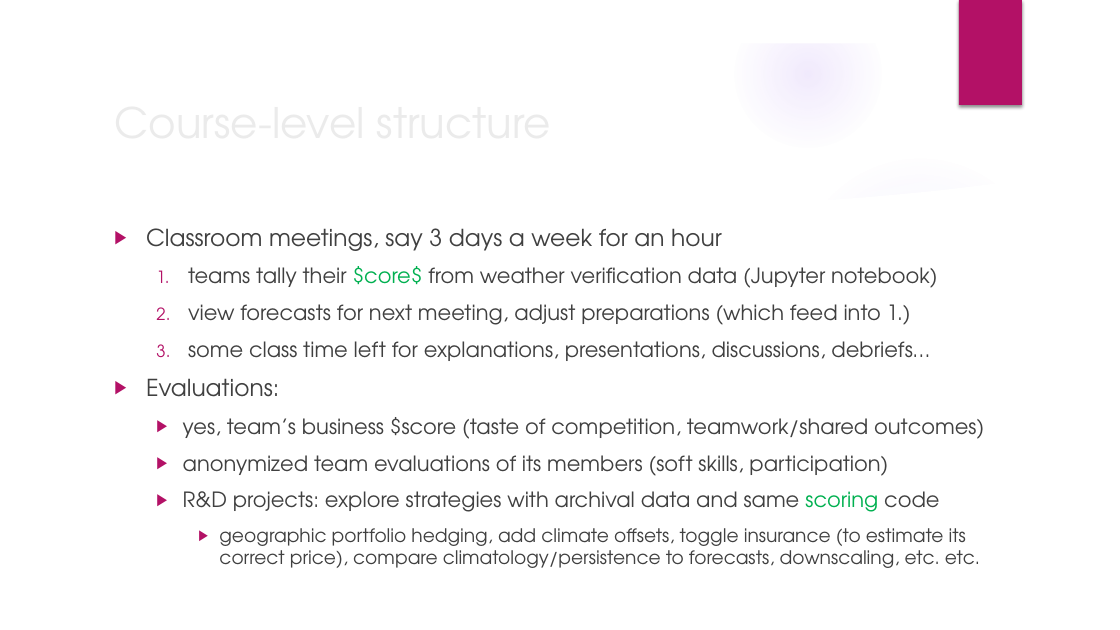
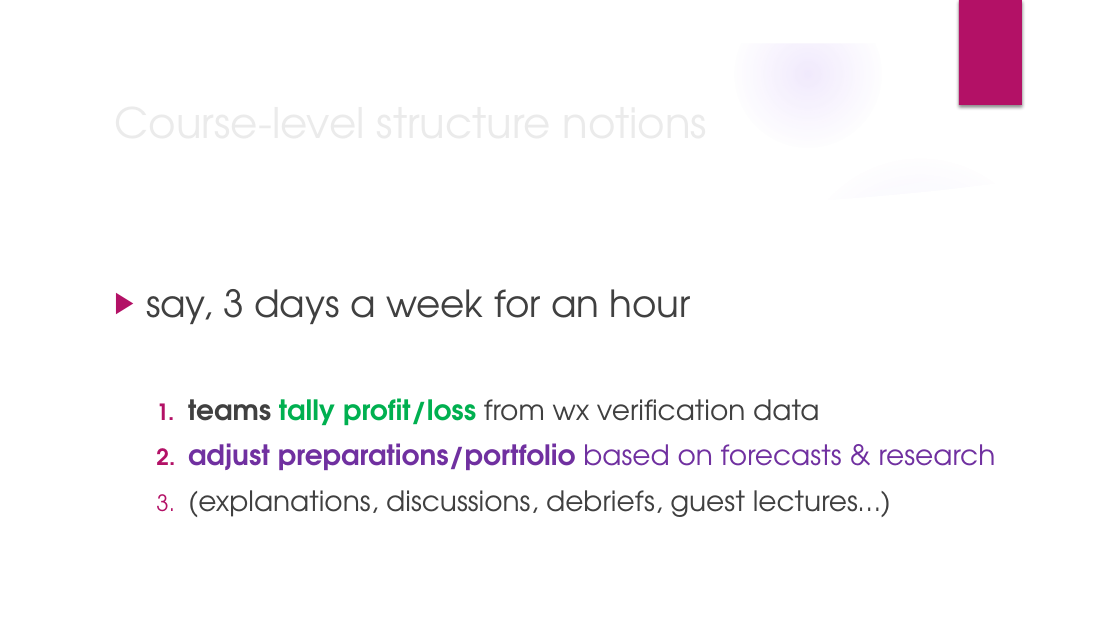
Before and after one commit to ATMOcanes/MindTheGap_wxbiz_game_course, a slide deck: slide 5 of Mapes_MindTheGap_AMS2024.pptx. Drawn at 1120x630 pixels with LibreOffice and Linux fonts; fonts in the diff are those of the drawing; background and template pictures are left out. Boxes give left, top, right and bottom in pixels: in the first picture for what was removed or moved away, otherwise in the second. Text is boxed around its words. In the diff, an @@ line names an element or a change of style, - is before the commit and + after.

```diff
--- a/Mapes_MindTheGap_AMS2024.pptx
+++ b/Mapes_MindTheGap_AMS2024.pptx
@@ title at (106, 89, 911, 154): text changed @@
-Course-level structure
+Course-level structure notions
@@ text at (146, 289, 996, 517): text changed; size 18 to 24 pt @@
-▶ Classroom meetings, say 3 days a week for an hour
-  1. teams tally their $core$ from weather verification data (Jupyter notebook)
-  2. view forecasts for next meeting, adjust preparations (which feed into 1.)
-  3. some class time left for explanations, presentations, discussions, debriefs…
-▶ Evaluations:
-  ▶ yes, team’s business $score (taste of competition, teamwork/shared outcomes)
-  ▶ anonymized team evaluations of its members (soft skills, participation)
-  ▶ R&D projects: explore strategies with archival data and same scoring code
-    ▶ geographic portfolio hedging, add climate offsets, toggle insurance (to estimate its correct price), compare climatology/persistence to forecasts, downscaling, etc. etc.
+▶ say, 3 days a week for an hour
+  1. teams tally profit/loss from wx verification data
+  2. adjust preparations/portfolio based on forecasts & research
+  3. (explanations, discussions, debriefs, guest lectures…)
```
Also in this commit, not shown: 11 other slides changed, 6 slides added, 2 slides removed.
